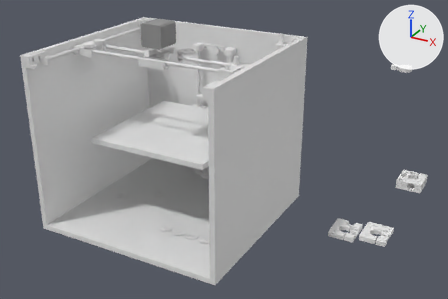
Two versions of the Blender file sources/blender/smartcore__.blend, one commit apart.
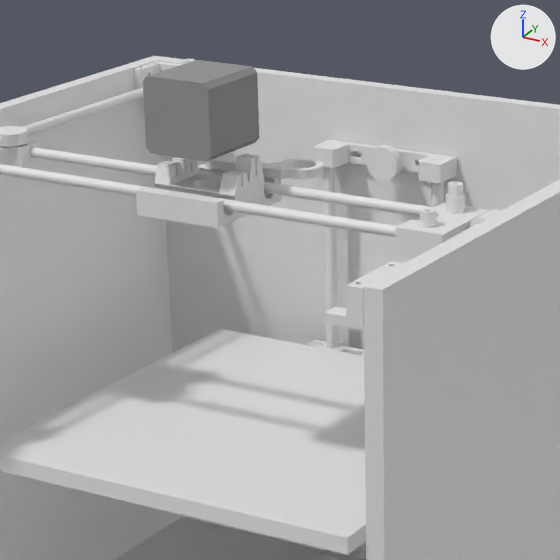
Each version is shown whole from a 50 mm lens placed at (519.0, -1046.0, 626.0), pointed at (-26.0, -56.0, 131.0), then close up on the part from 22% to 60% of the width and 0% to 57% of the height. Lighting does not change. The marker at upper right points along +X, +Y and +Z.
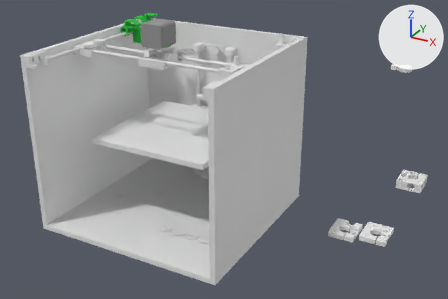
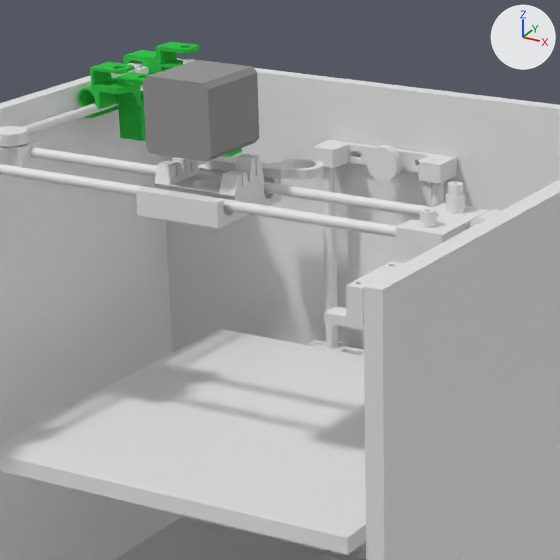
The edits, one by one:
Material 'Material' (mat_material) is new.
Its base color is (0.0399, 0.549, 0.0707) (green #38c44b).
Mesh me_grand_lahdi_maimu__1 is new.
It has 3216 vertices, 6476 faces and spans x -92.3..27.5, y -22.0..70.0, z -12.0..39.0.
It uses material mat_material (green #38c44b).
Object 'Grand Lahdi-Maimu (1)' (ob_grand_lahdi_maimu__1) is new; it shows me_grand_lahdi_maimu__1.
Its location is (-219.9, 4.1, 314.5).

Boxes (x1, y1, x2, y2) around the edits, measured in the close-ups (560 x 560 px):
'Grand Lahdi-Maimu (1)', added (green)
    after: (78, 42, 242, 157)
